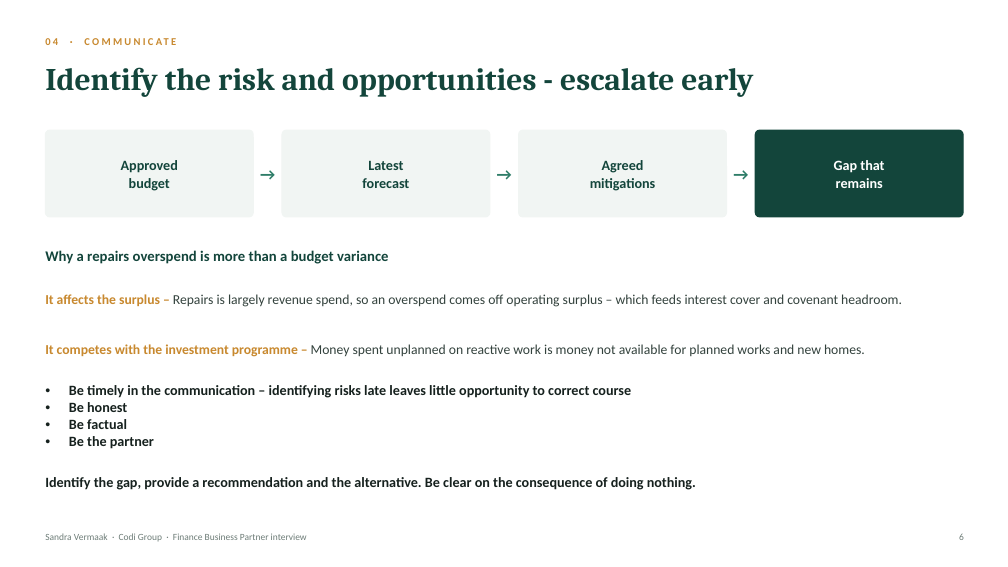
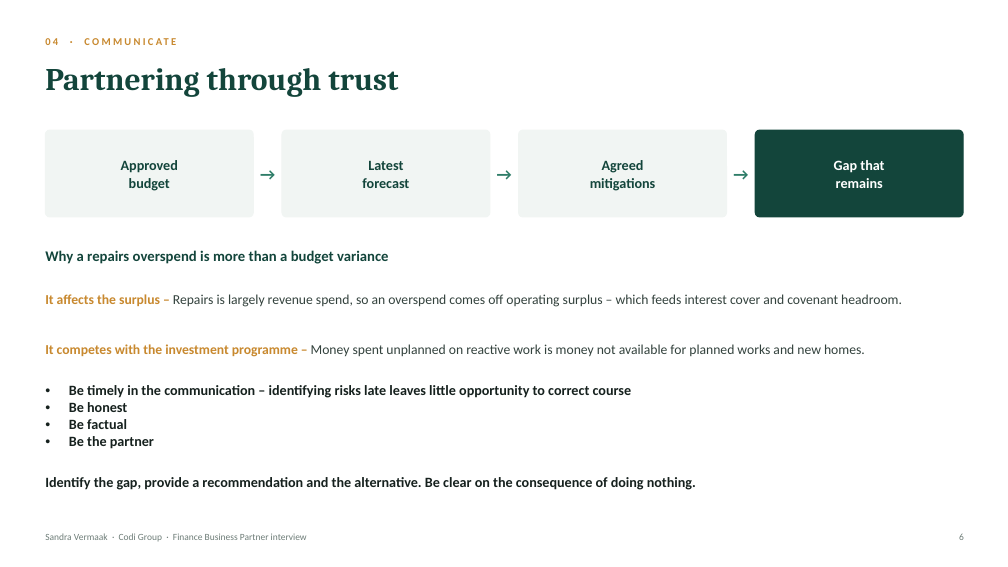
Before and after one commit to JustusVermaakSkystrm/rugby-rwc-2027, a slide deck: slide 6 of briefings/Codi_Presentation_Sandra_Vermaak_clean.pptx. Drawn at 1008x567 pixels with LibreOffice and Linux fonts; fonts in the diff are those of the drawing. Boxes give left, top, right and bottom in pixels: in the first picture for what was removed or moved away, otherwise in the second. Text is boxed around its words. In the diff, an @@ line names an element or a change of style, - is before the commit and + after.

```diff
--- a/briefings/Codi_Presentation_Sandra_Vermaak_clean.pptx
+++ b/briefings/Codi_Presentation_Sandra_Vermaak_clean.pptx
@@ text at <box>45,68,398,97</box>: text changed @@
-Identify the risk and opportunities - escalate early
+Partnering through trust
```
Also in this commit, not shown: 4 other slides changed, 1 other file.
